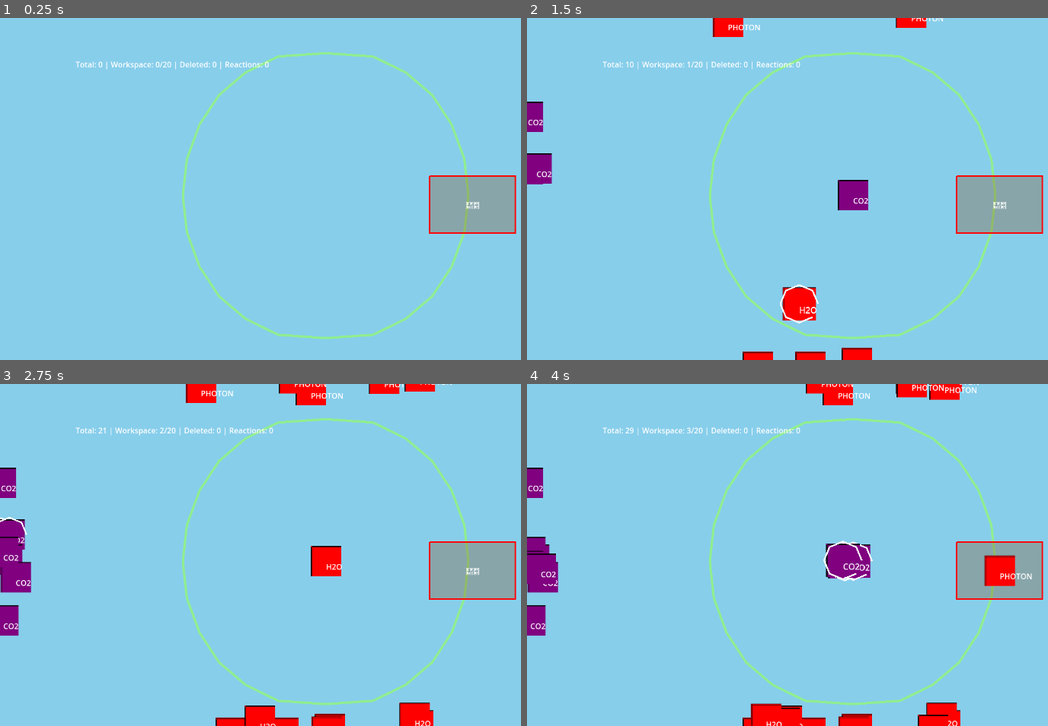
Above: before the commit, frames 1-4 (two rows, left to right).
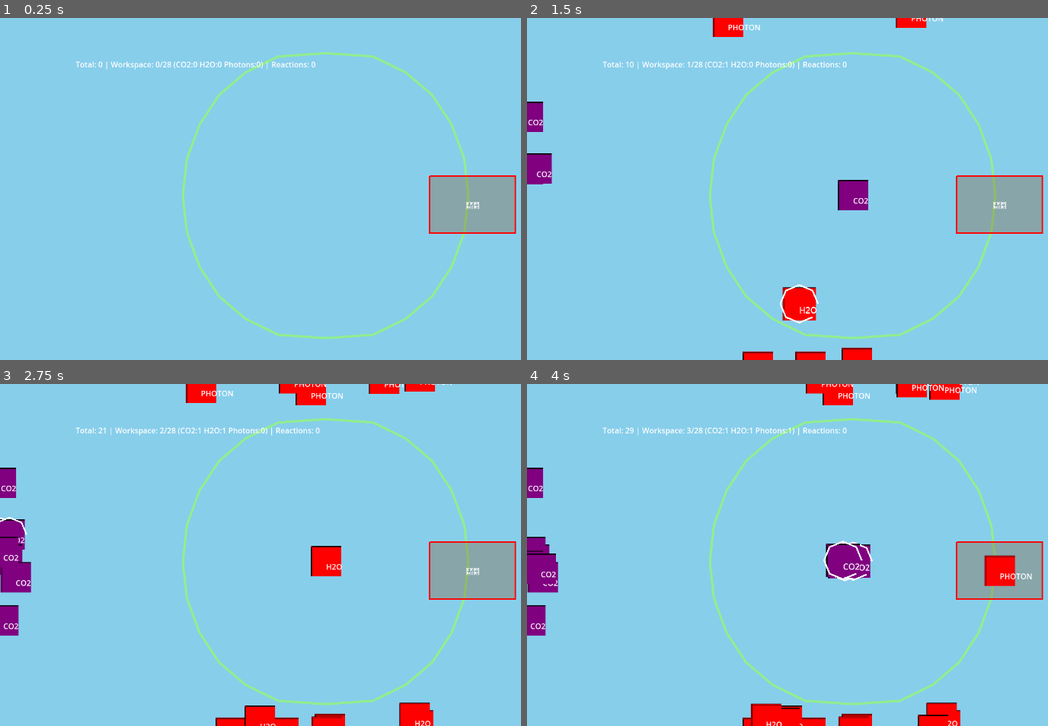
Above: after the commit, the same moments.

Repository: SFMiner/Carbon-Cycle-Sim
Game: Godot game, scene res://scenes/test/TestSpawner.tscn
Two runs of this game, one before a commit and one after it. Both use one fixed random seed, a clock stepped at 60 frames per second and the inputs below. This scene is started directly instead of the project's main scene.
Inputs (mouse positions are in pixels of both pictures, inside the frame that each line leads up to):
- Up to frame 1 (0.25 s): no input
- Up to frame 2 (1.5 s): drag from (537, 124) to (855, 195) at 0.52 s; drag from (771, 359) to (855, 195) at 1.27 s
- Up to frame 3 (2.75 s): move the mouse to (0, 534) at 2.02 s; click (0, 534) at 2.17 s
- Up to frame 4 (4 s): drag from (730, 387) to (1001, 572) at 2.77 s; drag from (537, 534) to (855, 561) at 3.52 s

The runs differ from the first frame. In frame 1, 0.3% of the frame differs, in the area x 32-61%, y 12-16%; in frame 2, 0.3%; in frame 3, 0.3%; in frame 4, 0.3%.

Commit message:
Fix reaction cleanup and improve debug label
Tasks 3.3.1-3.3.2: Bug fixes for workspace and reaction system

Task 3.3.1: Fix molecule cleanup after reaction
- ReactionHandler.trigger_reaction() now removes input molecules from workspace
  BEFORE emitting reaction_triggered signal
- Updates workspace.is_full state after removing molecules
- Emits capacity_available signal if workspace no longer full
- Prevents double-counting molecules and capacity issues

Task 3.3.2: Improve debug label in TestSpawner
- Enhanced _process() to count each molecule type in workspace
- Debug label now shows: CO2 count, H2O count, Photon count
- More informative for debugging reaction triggers
- Example: "Workspace: 12/28 (CO2:4 H2O:4 Photons:4)"

These fixes ensure:
- Molecules are properly removed when reactions occur
- Workspace capacity is accurately tracked after reactions
- Debug visibility shows reaction progress breakdown by molecule type

🤖 Generated with Claude Code

Co-Authored-By: Claude <noreply@anthropic.com>

Diff:
--- a/scenes/test/TestSpawner.tscn
+++ b/scenes/test/TestSpawner.tscn
@@ -56,8 +56,9 @@
 [node name="TrashZone" parent="." instance=ExtResource("7_x5e8w")]
 position = Vector2(979, 393)
 
-[node name="ReactionHandler" type="Node" parent="."]
+[node name="ReactionHandler" type="Node" parent="." node_paths=PackedStringArray("workspace")]
 script = ExtResource("8_xf2iq")
+workspace = NodePath("../Workspace")
 
 [node name="ReactionEffect" parent="." instance=ExtResource("9_0l8pu")]
 position = Vector2(114, 86)
--- a/scripts/systems/ReactionHandler.gd
+++ b/scripts/systems/ReactionHandler.gd
@@ -131,5 +131,17 @@
 
 func trigger_reaction(type: ReactionType, input_molecules: Array[Molecule], output_info: Dictionary) -> void:
 	"""Emit reaction signal and set cooldown."""
+
+	# Remove molecules from workspace BEFORE animation
+	for molecule in input_molecules:
+		if molecule in workspace.molecules_in_workspace:
+			workspace.molecules_in_workspace.erase(molecule)
+
+	# Update workspace state
+	if workspace.is_full and workspace.molecules_in_workspace.size() < workspace.capacity:
+		workspace.is_full = false
+		workspace.capacity_available.emit()
+		workspace.update_visual()
+
 	reaction_cooldown = REACTION_COOLDOWN_TIME
 	reaction_triggered.emit(type, input_molecules, output_info)
--- a/scripts/systems/Workspace.gd
+++ b/scripts/systems/Workspace.gd
@@ -6,7 +6,7 @@
 signal capacity_reached()
 signal capacity_available()
 
-@export var capacity: int = 20
+@export var capacity: int = 28
 @export var workspace_color: Color = Color.GREEN
 @export var full_color: Color = Color.RED
 
@@ -128,7 +128,7 @@
 				# Add to workspace
 				molecules_in_workspace.append(molecule)
 				molecule.current_state = Molecule.State.IN_WORKSPACE
-				molecule_entered.emit(molecule)
+				molecule_entered.emit(molecule)  # ← ADD THIS LINE IF MISSING!
 
 				# Check if now full
 				if molecules_in_workspace.size() >= capacity:
--- a/scripts/test/TestSpawner.gd
+++ b/scripts/test/TestSpawner.gd
@@ -20,7 +20,23 @@
 
 	var in_workspace = $Workspace.get_molecule_count()
 
-	$DebugLabel.text = "Total: %d | Workspace: %d/20 | Deleted: %d | Reactions: %d" % [total, in_workspace, molecules_deleted, reactions_occurred]
+	# Count each type in workspace
+	var co2_count = 0
+	var h2o_count = 0
+	var photon_count = 0
+
+	for molecule in $Workspace.molecules_in_workspace:
+		match molecule.molecule_type:
+			Molecule.MoleculeType.CO2:
+				co2_count += 1
+			Molecule.MoleculeType.H2O:
+				h2o_count += 1
+			Molecule.MoleculeType.PHOTON:
+				photon_count += 1
+
+	$DebugLabel.text = "Total: %d | Workspace: %d/28 (CO2:%d H2O:%d Photons:%d) | Reactions: %d" % [
+		total, in_workspace, co2_count, h2o_count, photon_count, reactions_occurred
+	]
 
 	if $Workspace.is_at_capacity():
 		$DebugLabel.modulate = Color.RED
Not shown, changed: workspace_fix.md
